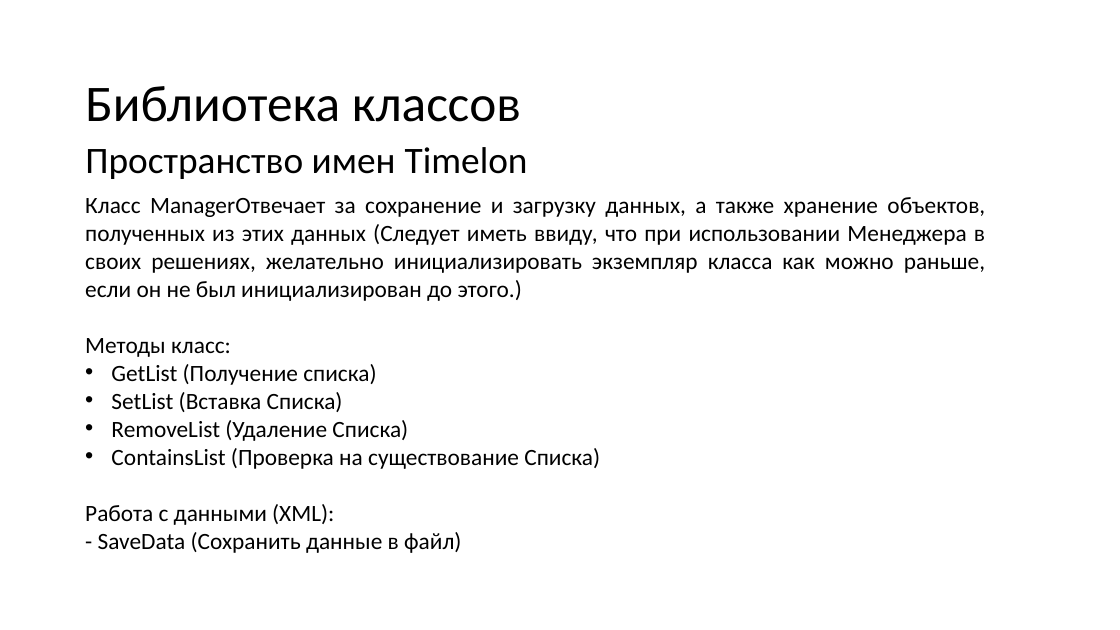
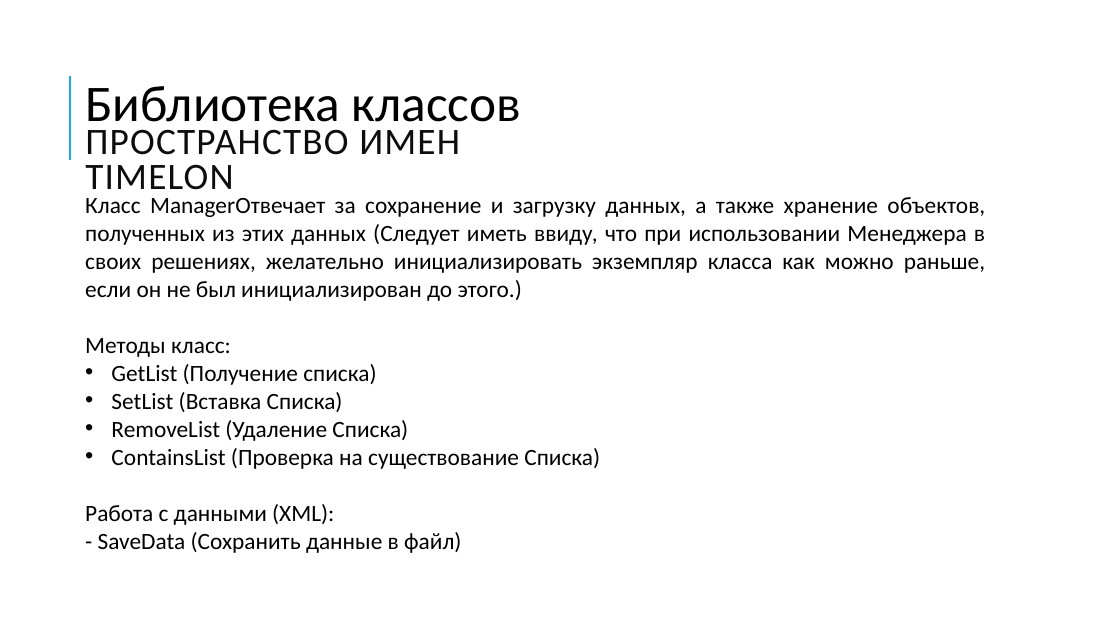
Before and after one commit to N0tilT/Timelon, a slide deck: slide 14 of docs/Timelon.pptx. Drawn at 1120x630 pixels with LibreOffice and Linux fonts; fonts in the diff are those of the drawing. Boxes give left, top, right and bottom in pixels: in the first picture for what was removed or moved away, otherwise in the second. Text is boxed around its words. In the diff, an @@ line names an element or a change of style, - is before the commit and + after.

```diff
--- a/docs/Timelon.pptx
+++ b/docs/Timelon.pptx
@@ line added from (70, 160) to (70, 76), #1CADE4 1.5 pt @@
@@ title at [85, 129, 460, 199]: text changed; text colour #000000 to #0D0D0D @@
-Пространство имен Timelon
+ПРОСТРАНСТВО ИМЕН TIMELON
```
Also in this commit, not shown: 24 other slides changed.
